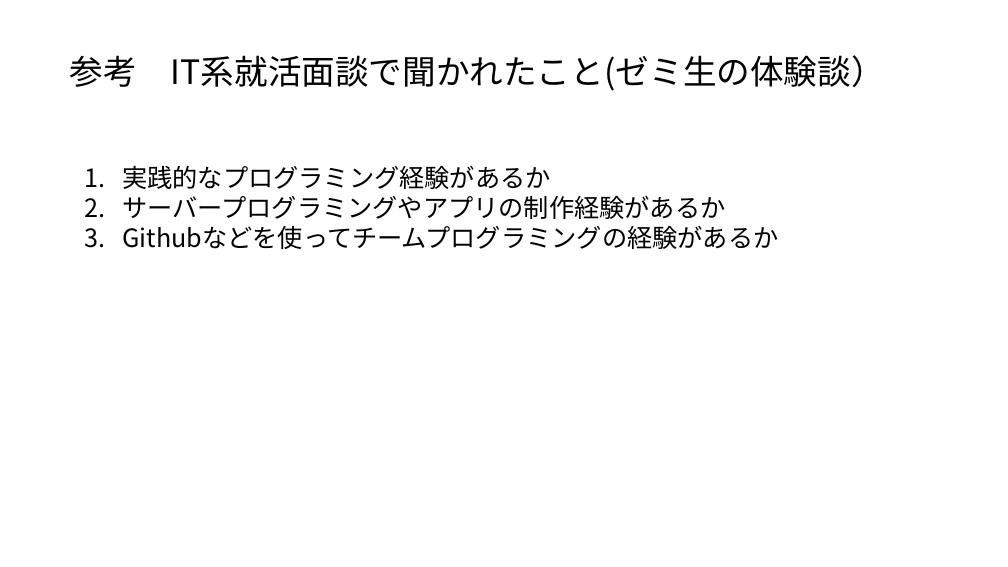
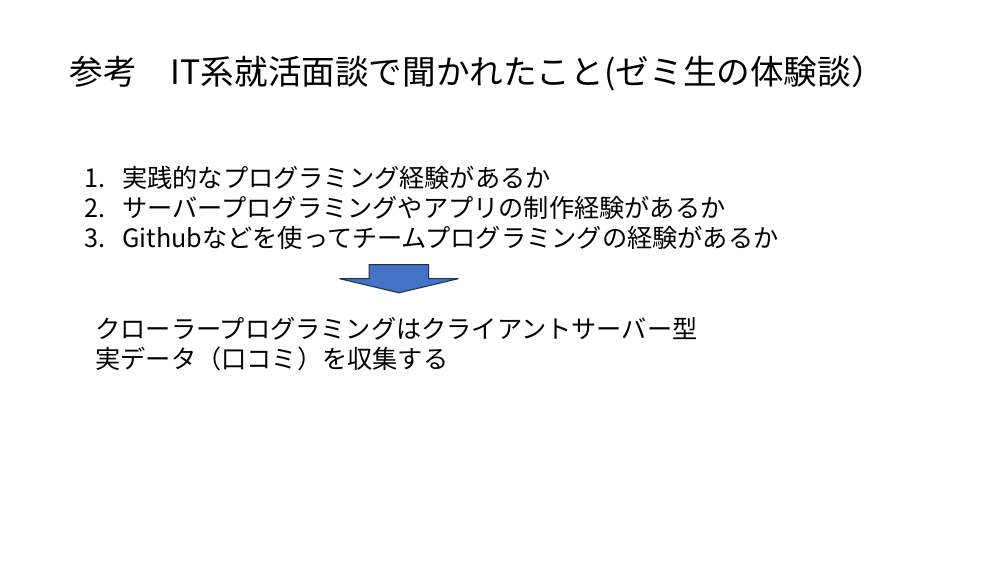
Before and after one commit to ueharaLab/bigdata1_introduction, a slide deck: slide 7 of bigdata1_introdction.pptx. Drawn at 1008x567 pixels with LibreOffice and Linux fonts; fonts in the diff are those of the drawing. Boxes give left, top, right and bottom in pixels: in the first picture for what was removed or moved away, otherwise in the second. Text is boxed around its words. In the diff, an @@ line names an element or a change of style, - is before the commit and + after.

```diff
--- a/bigdata1_introdction.pptx
+++ b/bigdata1_introdction.pptx
@@ down arrow added at <box>340,265,458,293</box>, fill #4472C4, outline #1E3256 1 pt @@
@@ text added at <box>95,317,697,371</box>, 24 pt, text #000000 @@
+クローラープログラミングはクライアントサーバー型
+実データ（口コミ）を収集する
```
Also in this commit, not shown: 1 other slide changed.
